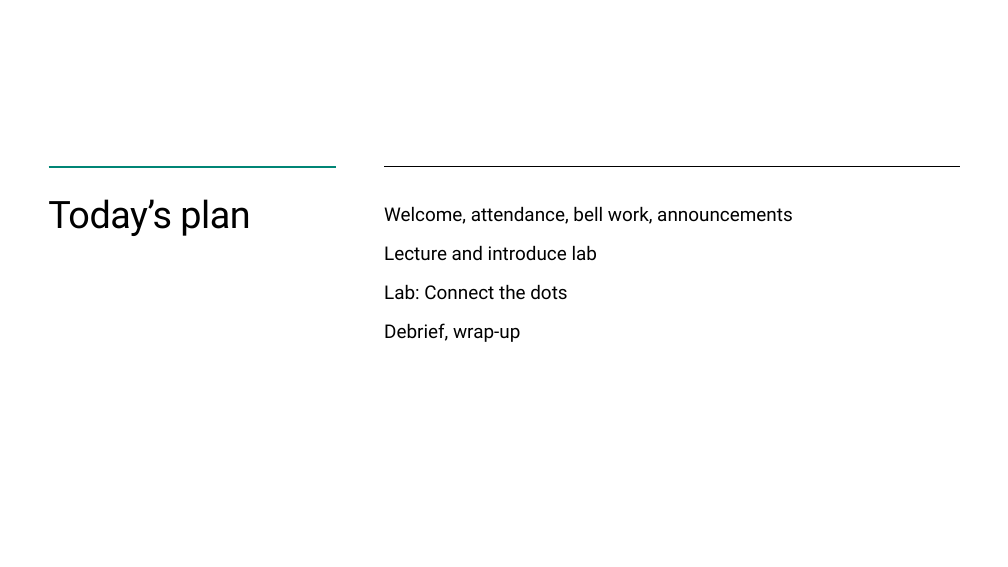
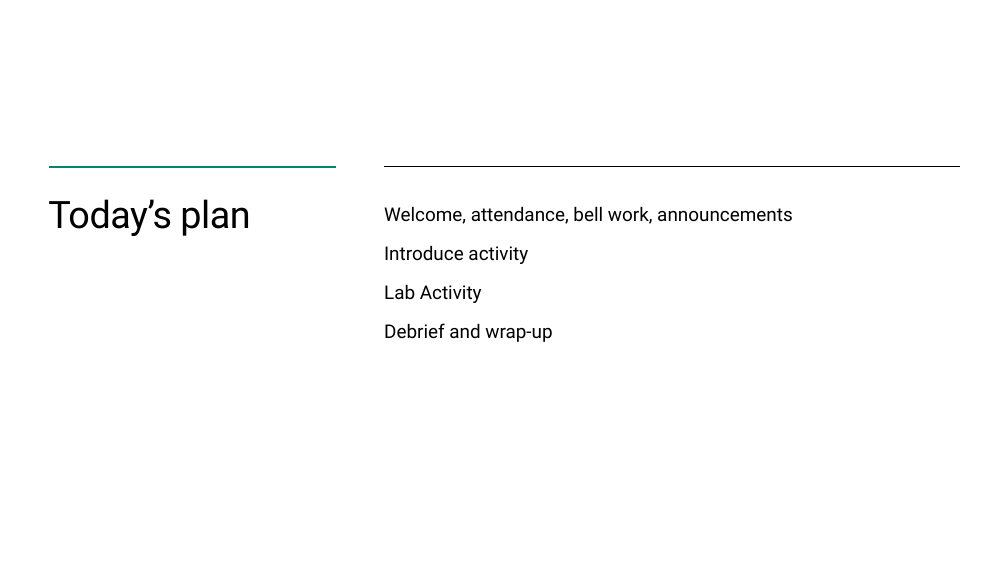
Before and after one commit to TEALSK12/introduction-to-computer-science, a slide deck: slide 3 of docs/slidedecks/TEALS SNAP 5.1.pptx. Drawn at 1008x567 pixels with LibreOffice and Linux fonts; fonts in the diff are those of the drawing; background and template pictures are left out. Boxes give left, top, right and bottom in pixels: in the first picture for what was removed or moved away, otherwise in the second. Text is boxed around its words. In the diff, an @@ line names an element or a change of style, - is before the commit and + after.

```diff
--- a/docs/slidedecks/TEALS SNAP 5.1.pptx
+++ b/docs/slidedecks/TEALS SNAP 5.1.pptx
@@ text at <box>384,245,552,342</box>: text changed @@
-Lecture and introduce lab
-Lab: Connect the dots
-Debrief, wrap-up
+Introduce activity
+Lab Activity
+Debrief and wrap-up
```
Also in this commit, not shown: 1 other slide changed, 5 other files.
